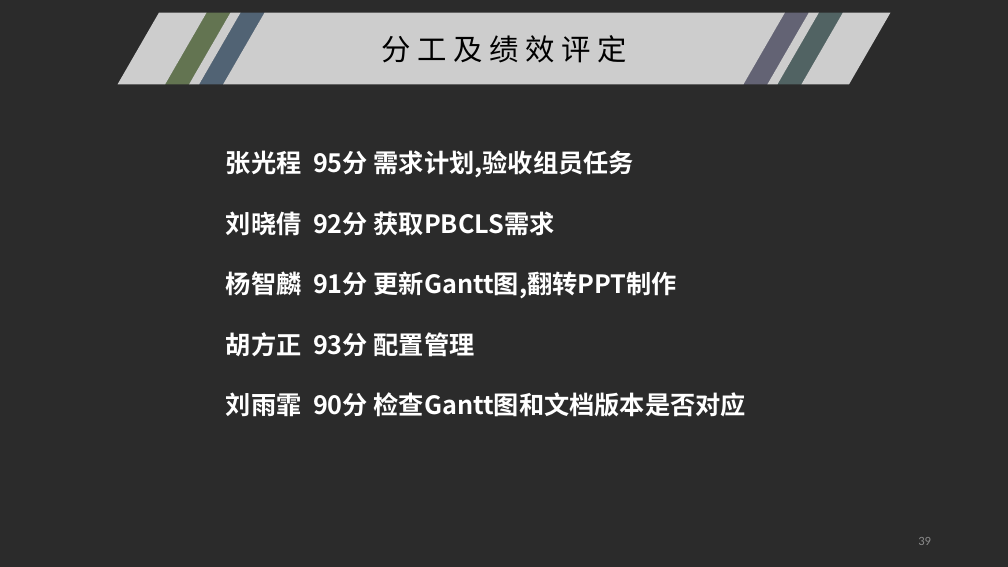
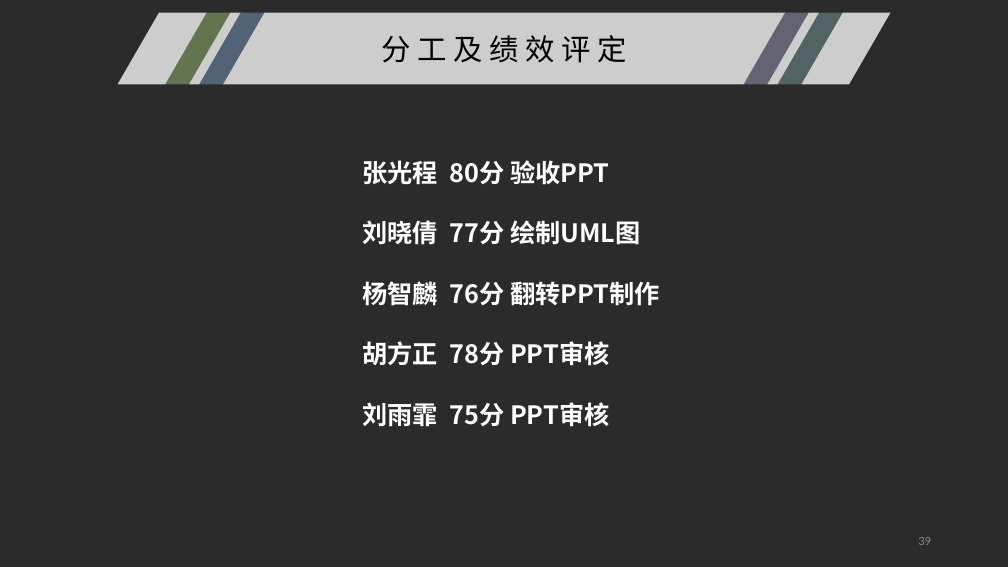
Before and after one commit to SoftwareRequirtmentsG02/Document, a slide deck: slide 39 of PPT/UML/UML基础I.pptx. Drawn at 1008x567 pixels with LibreOffice and Linux fonts; fonts in the diff are those of the drawing; background and template pictures are left out; a plain dark background stands for a picture behind light text. Boxes give left, top, right and bottom in pixels: in the first picture for what was removed or moved away, otherwise in the second. Text is boxed around its words. In the diff, an @@ line names an element or a change of style, - is before the commit and + after.

Commit message:
UMLPPT

```diff
--- a/PPT/UML/UML基础I.pptx
+++ b/PPT/UML/UML基础I.pptx
@@ text at [362, 160, 660, 427]: text changed @@
-张光程 95分 需求计划,验收组员任务
-刘晓倩 92分 获取PBCLS需求
-杨智麟 91分 更新Gantt图,翻转PPT制作
-胡方正 93分 配置管理
-刘雨霏 90分 检查Gantt图和文档版本是否对应
+张光程 80分 验收PPT
+刘晓倩 77分 绘制UML图
+杨智麟 76分 翻转PPT制作
+胡方正 78分 PPT审核
+刘雨霏 75分 PPT审核
```
